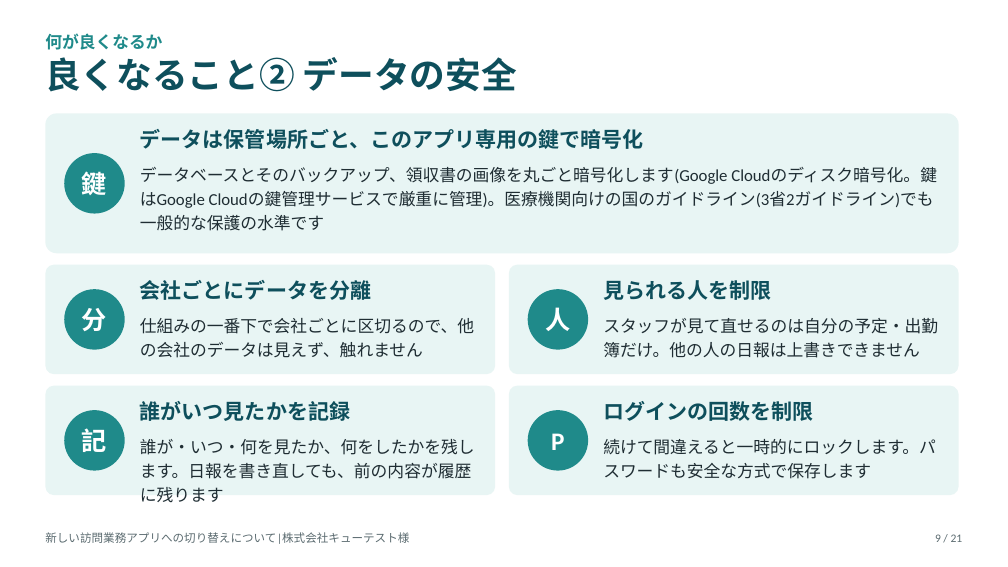
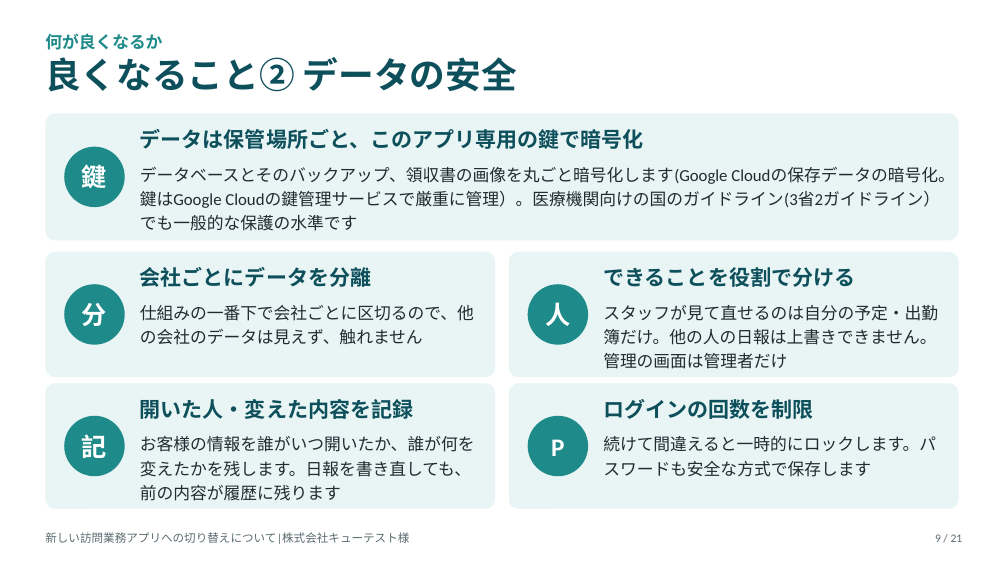
Before and after one commit to katahimo-dev/katahimo-app, a slide deck: slide 9 of doc/partner/新アプリ切替のご説明_キューテスト様.pptx. Drawn at 1008x567 pixels with LibreOffice and Linux fonts; fonts in the diff are those of the drawing. Boxes give left, top, right and bottom in pixels: in the first picture for what was removed or moved away, otherwise in the second. Text is boxed around its words. In the diff, an @@ line names an element or a change of style, - is before the commit and + after.

```diff
--- a/doc/partner/新アプリ切替のご説明_キューテスト様.pptx
+++ b/doc/partner/新アプリ切替のご説明_キューテスト様.pptx
@@ rounded rectangle: place and size @@
-rounded rectangle at bbox=[45, 113, 959, 253]
+rounded rectangle at bbox=[45, 113, 959, 240]
@@ 3 ellipses: place and size @@
-3 ellipses at bbox=[64, 153, 588, 350]
+3 ellipses at bbox=[64, 147, 588, 345]
@@ text at bbox=[140, 167, 954, 231]: text changed @@
-データベースとそのバックアップ、領収書の画像を丸ごと暗号化します(Google Cloudのディスク暗号化。鍵はGoogle Cloudの鍵管理サービスで厳重に管理)。医療機関向けの国のガイドライン(3省2ガイドライン)でも一般的な保護の水準です
+データベースとそのバックアップ、領収書の画像を丸ごと暗号化します(Google Cloudの保存データの暗号化。鍵はGoogle Cloudの鍵管理サービスで厳重に管理）。医療機関向けの国のガイドライン(3省2ガイドライン）でも一般的な保護の水準です
@@ rounded rectangle: place and size @@
-rounded rectangle at bbox=[45, 265, 495, 374]
+rounded rectangle at bbox=[45, 252, 495, 377]
@@ text "会社ごとにデータを分離": place and size @@
-text "会社ごとにデータを分離" at bbox=[140, 280, 371, 300]
+text "会社ごとにデータを分離" at bbox=[140, 267, 371, 287]
@@ rounded rectangle: place and size @@
-rounded rectangle at bbox=[509, 265, 959, 374]
+rounded rectangle at bbox=[509, 252, 959, 377]
@@ text at bbox=[603, 267, 855, 287]: text changed @@
-見られる人を制限
+できることを役割で分ける
@@ text "仕組みの一番下で会社ごとに区切るので、他の会社のデータは見えず、触れません": place and size @@
-text "仕組みの一番下で会社ごとに区切るので、他の会社のデータは見えず、触れません" at bbox=[140, 318, 474, 358]
+text "仕組みの一番下で会社ごとに区切るので、他の会社のデータは見えず、触れません" at bbox=[140, 305, 474, 345]
@@ text at bbox=[603, 305, 938, 369]: text changed @@
-スタッフが見て直せるのは自分の予定・出勤簿だけ。他の人の日報は上書きできません
+スタッフが見て直せるのは自分の予定・出勤簿だけ。他の人の日報は上書きできません。管理の画面は管理者だけ
@@ rounded rectangle: place and size @@
-rounded rectangle at bbox=[45, 386, 495, 495]
+rounded rectangle at bbox=[45, 383, 495, 509]
@@ rounded rectangle: place and size @@
-rounded rectangle at bbox=[509, 386, 959, 495]
+rounded rectangle at bbox=[509, 383, 959, 509]
@@ ellipse "記": place and size @@
-ellipse "記" at bbox=[64, 410, 125, 470]
+ellipse "記" at bbox=[64, 416, 125, 476]
@@ text at bbox=[140, 399, 413, 419]: text changed @@
-誰がいつ見たかを記録
+開いた人・変えた内容を記録
@@ ellipse "P": place and size @@
-ellipse "P" at bbox=[528, 410, 588, 470]
+ellipse "P" at bbox=[528, 416, 588, 476]
@@ text at bbox=[140, 436, 475, 501]: text changed @@
-誰が・いつ・何を見たか、何をしたかを残します。日報を書き直しても、前の内容が履歴に残ります
+お客様の情報を誰がいつ開いたか、誰が何を変えたかを残します。日報を書き直しても、前の内容が履歴に残ります
```
Also in this commit, not shown: 17 other slides changed, 3 other files.
